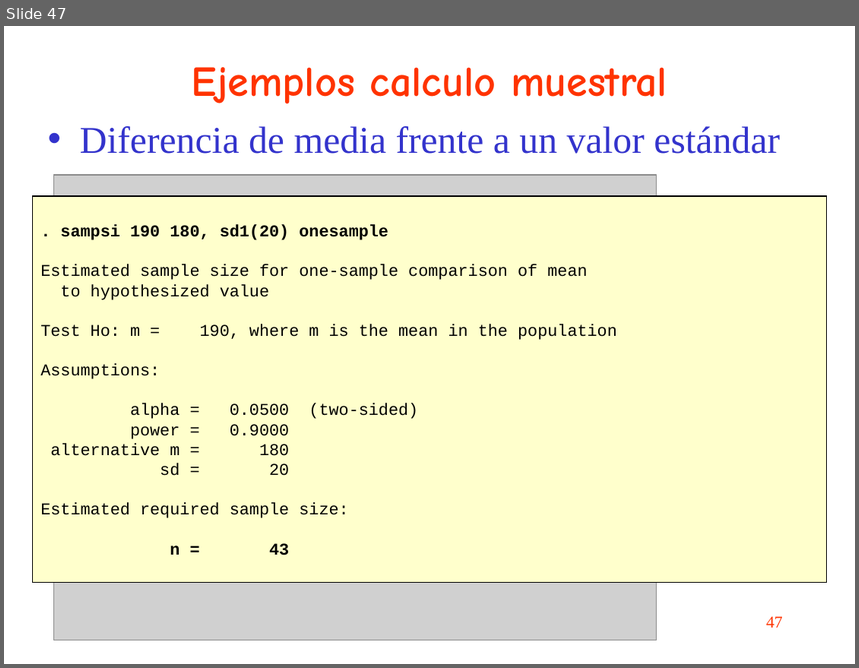
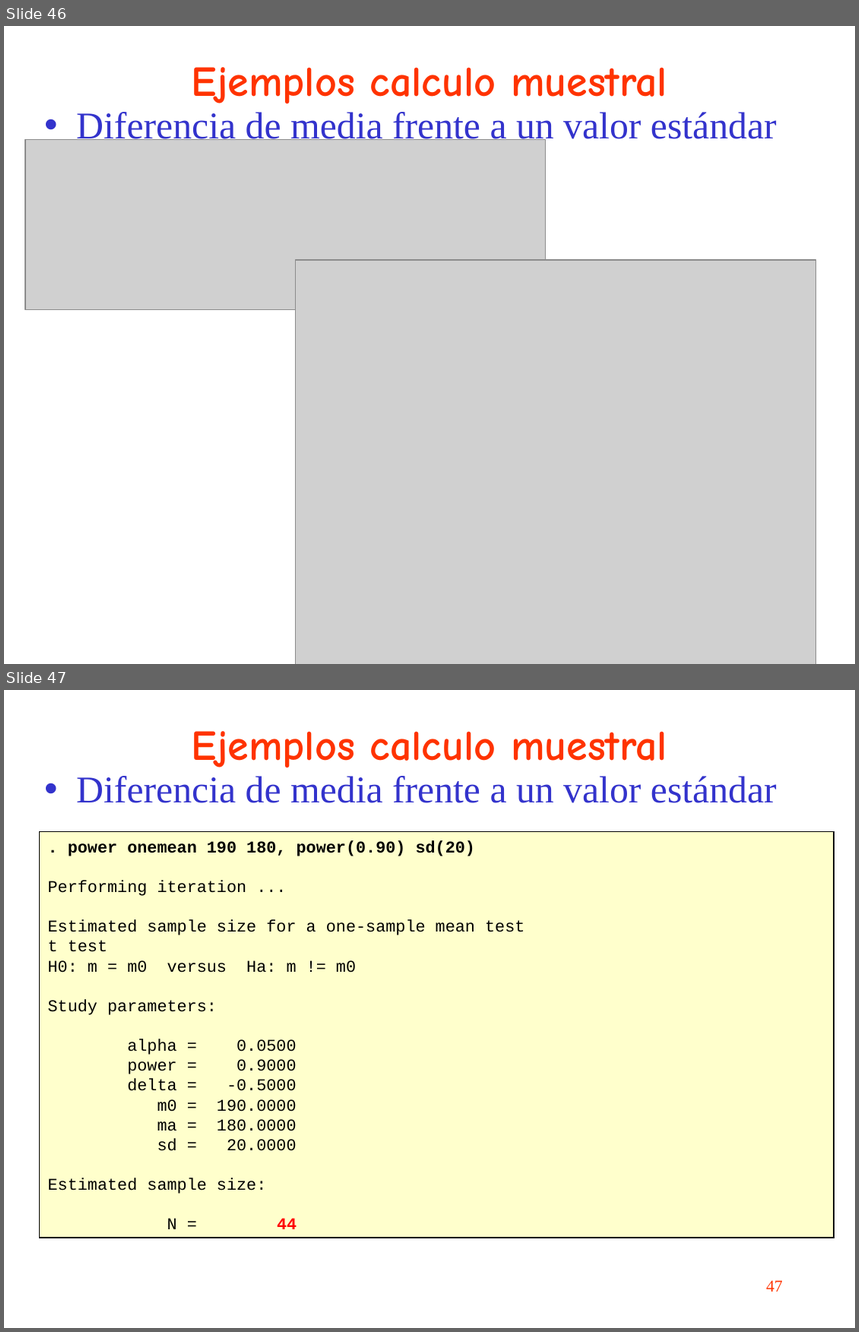
Before and after one commit to uebvhir/Course_Basic_data_analysis_with_Stata, a slide deck: slides/sessio_2_stata_basic.ppt. Shown one above the other, each under a label of ours: slide 47 before the commit, slides 46 and 47 after it. The pictures are 859x668 and 859x1332 pixels, drawn with LibreOffice and Linux fonts; fonts in the diff are those of the drawing; grey boxes stand for pictures. Boxes give left, top, right and bottom in pixels: in the first picture for what was removed or moved away, otherwise in the second. Text is boxed around its words. In the diff, an @@ line names an element or a change of style, - is before the commit and + after.

```diff
--- a/slides/sessio_2_stata_basic.ppt
+++ b/slides/sessio_2_stata_basic.ppt
@@ slide 47 added at bbox=[4, 690, 855, 1328], background #FFFFFF @@
@@ title added at bbox=[192, 731, 667, 768], 36 pt, text #FF3300, bold @@
+Ejemplos calculo muestral
@@ text added at bbox=[76, 776, 777, 803], 32 pt, text #3333CC @@
+• Diferencia de media frente a un valor estándar
@@ rectangle added at bbox=[40, 832, 834, 1238], fill #FFFFCC, outline #000000 0.74 pt, 14 pt, text #000000 @@
+. power onemean 190 180, power(0.90) sd(20)
+Performing iteration ...
+Estimated sample size for a one-sample mean test
+t test
+H0: m = m0 versus Ha: m != m0
+Study parameters:
+alpha = 0.0500
+power = 0.9000
+delta = -0.5000
+m0 = 190.0000
+ma = 180.0000
+sd = 20.0000
+Estimated sample size:
+N = 44
@@ page number added at bbox=[766, 1281, 783, 1292], 14 pt, text #FF3300 @@
+47
@@ what was slide 47 is now slide 46 @@
@@ slide 46 changed as well @@
@@ text "Diferencia de media frente a ..." rewrapped from bbox=[80, 126, 780, 154] to bbox=[76, 112, 777, 146] @@
@@ picture: place and size @@
-picture at bbox=[53, 175, 656, 641]
+picture at bbox=[25, 139, 545, 309]
@@ rectangle removed at bbox=[32, 196, 826, 582] @@
-. sampsi 190 180, sd1(20) onesample
-Estimated sample size for one-sample comparison of mean
-to hypothesized value
-Test Ho: m = 190, where m is the mean in the population
-Assumptions:
-alpha = 0.0500 (two-sided)
-power = 0.9000
-alternative m = 180
-sd = 20
-Estimated required sample size:
-n = 43
@@ picture added at bbox=[296, 260, 817, 664] @@
@@ page number removed at bbox=[766, 617, 783, 628] @@
-47
```
Also in this commit, not shown: 17 other slides changed, 10 other slides added, 10 slides removed, 1 other file.
